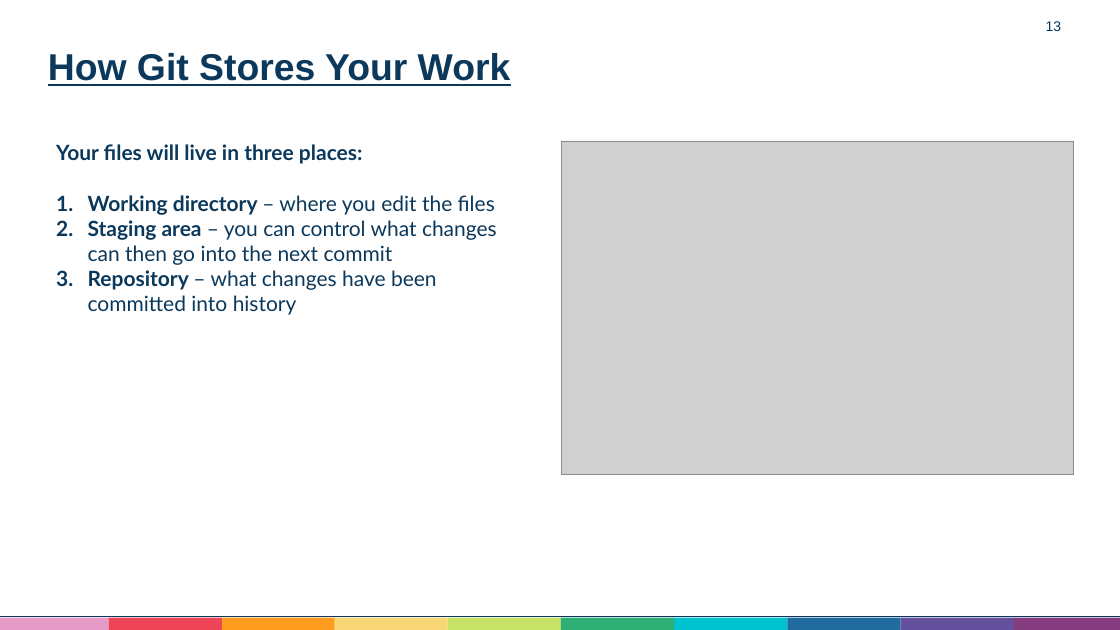
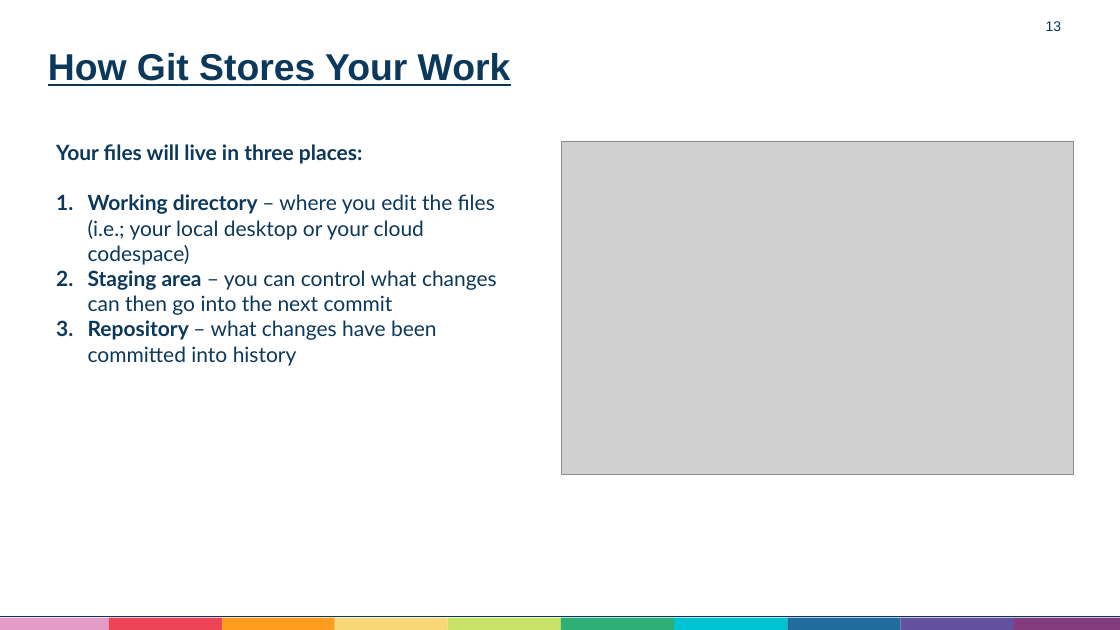
Before and after one commit to Aneurin-Bevan-University-Health-Board/biu_GitHub_Training, a slide deck: slide 13 of Training/Github Training.pptx. Drawn at 1120x630 pixels with LibreOffice and Linux fonts; fonts in the diff are those of the drawing; grey boxes stand for pictures. Boxes give left, top, right and bottom in pixels: in the first picture for what was removed or moved away, otherwise in the second. Text is boxed around its words. In the diff, an @@ line names an element or a change of style, - is before the commit and + after.

```diff
--- a/Training/Github Training.pptx
+++ b/Training/Github Training.pptx
@@ text at bbox=[88, 194, 495, 265]: text changed @@
-1. Working directory – where you edit the files
+1. Working directory – where you edit the files (i.e.; your local desktop or your cloud codespace)
```
Also in this commit, not shown: 1 other slide changed, 1 other file.
